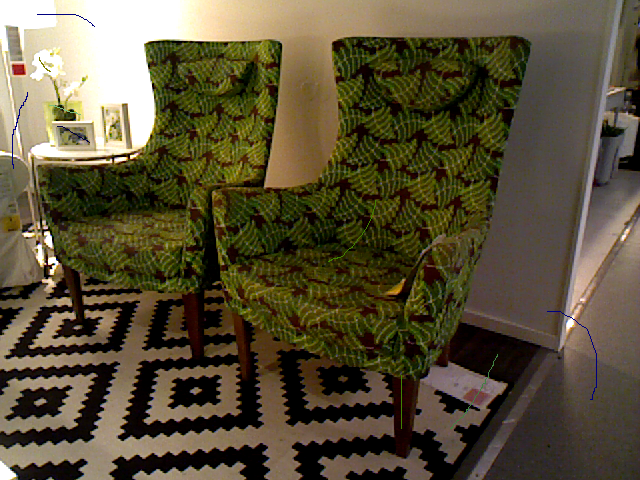
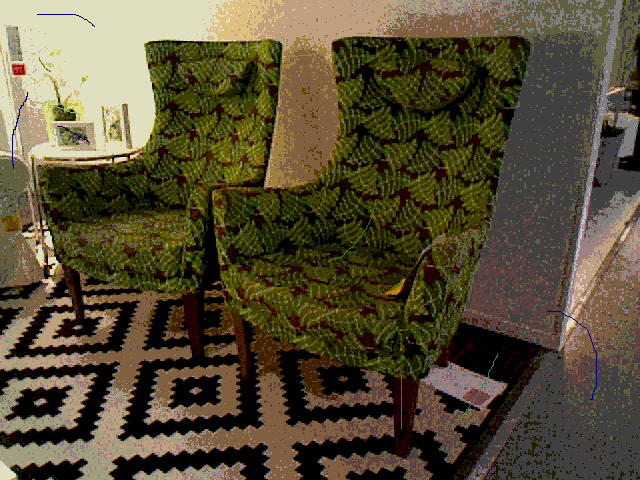
The second 640 x 480 image is a revision of the first. Changes to its layers:
painted on "64_LivingLow.png" over [0, 0, 640, 480]
